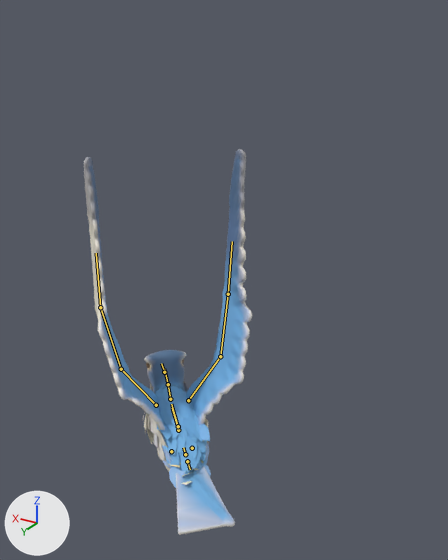
Two versions of the glTF model game/art/models/peregrine_falcon.glb, one commit apart.
The view is the same before and after, from a 50 mm lens placed at (-0.586, 0.806, 1.102), pointed at (-0.094, -0.014, 0.692). Lighting does not change. The marker at lower left points along +X, +Y and +Z. The picture after the commit comes second. Both versions are drawn at frame 15 of the action 'victory'; the numbers are the values there. The bones that bend it are drawn over the model as lines.

In view in the first picture: 'peregrine_falcon_movie'.
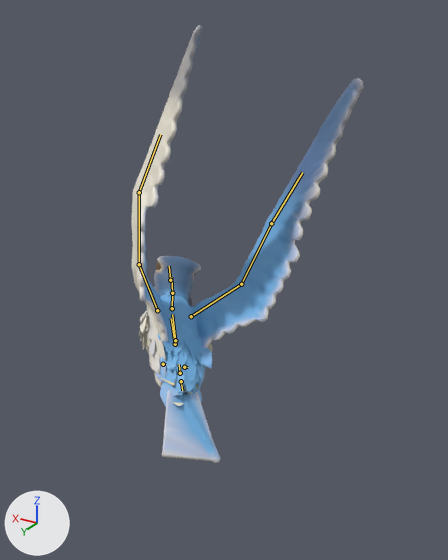
Where the change shows, as pixel boxes [x1, y1, x2, y2] in the pictures (448 x 560 px):
'peregrine_falcon_movie', posed (38% wider, 13% taller)
    before: [84, 149, 252, 535]
    after: [132, 25, 364, 463]
bone 'root', root to tip
    before: (178, 430) to (172, 408)
    after: (175, 344) to (171, 318)
bone 'neck', root to tip
    before: (170, 399) to (168, 384)
    after: (172, 308) to (172, 293)
bone 'head', root to tip
    before: (168, 384) to (164, 369)
    after: (172, 293) to (171, 277)
bone 'jaw', root to tip
    before: (164, 372) to (161, 363)
    after: (170, 280) to (169, 266)

Diff of the bpy script that builds the scene:
```diff
--- a/game/art/models/peregrine_falcon.glb.py
+++ b/game/art/models/peregrine_falcon.glb.py
@@ bone_root @@
 bone_root = bpy.data.objects['peregrine_falcon_rig'].pose.bones['root']
-bone_root.location = (0.0, 0.0, -0.06)
-bone_root.rotation_quaternion = (-0.382, 0.0, 0.0, 0.923)  # degrees (0, 0, -135)
+bone_root.location = (0.0, 0.0, 0.129)
+bone_root.rotation_quaternion = (-0.36, -0.18, 0.048, 0.913)  # degrees (13, 17, -135)
@@ bone_neck @@
 bone_neck = bpy.data.objects['peregrine_falcon_rig'].pose.bones['neck']  # child of 'chest'
-bone_neck.rotation_quaternion = (0.989, 0.149, 0.0, 0.0)  # degrees (17, 0, 0)
+bone_neck.rotation_quaternion = (0.992, 0.124, 0.0, 0.0)  # degrees (14, 0, 0)
@@ bone_head @@
 bone_head = bpy.data.objects['peregrine_falcon_rig'].pose.bones['head']  # child of 'neck'
-bone_head.rotation_quaternion = (0.997, 0.075, 0.0, 0.0)  # degrees (9, 0, 0)
+bone_head.rotation_quaternion = (0.999, 0.05, 0.0, 0.0)  # degrees (6, 0, 0)
@@ bone_jaw @@
 bone_jaw = bpy.data.objects['peregrine_falcon_rig'].pose.bones['jaw']  # child of 'head'
-bone_jaw.rotation_quaternion = (0.989, -0.147, 0.0, 0.0)  # degrees (-17, 0, 0)
+bone_jaw.rotation_quaternion = (1.0, 0.0, 0.0, 0.0)  # degrees (0, 0, 0)
```
